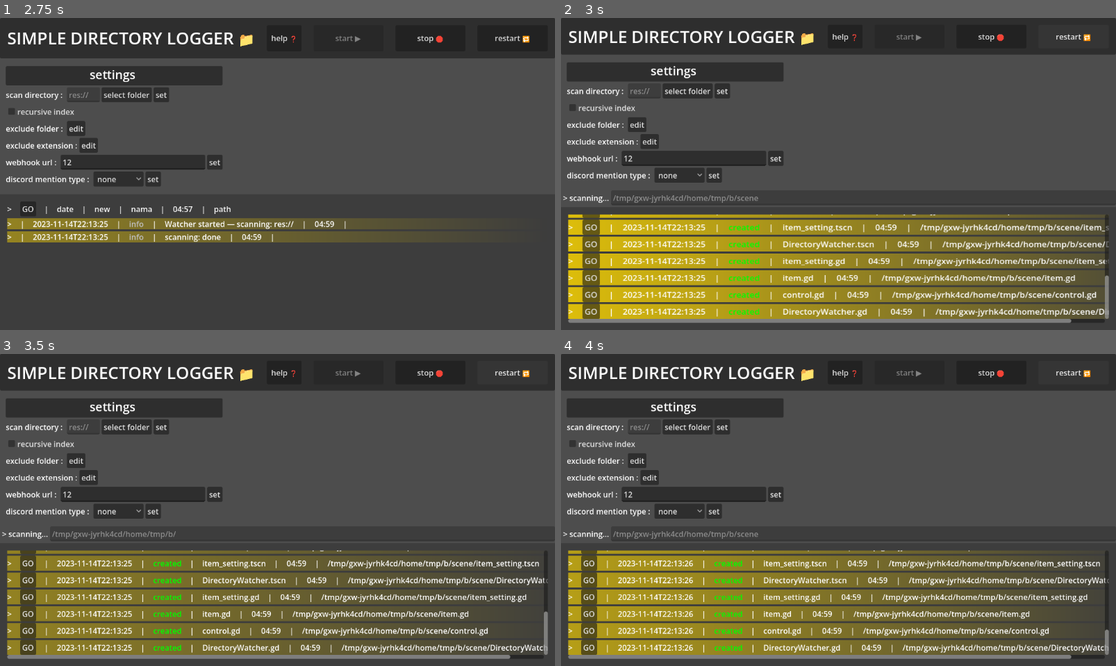
Above: before the commit, frames 1-4 (two rows, left to right).
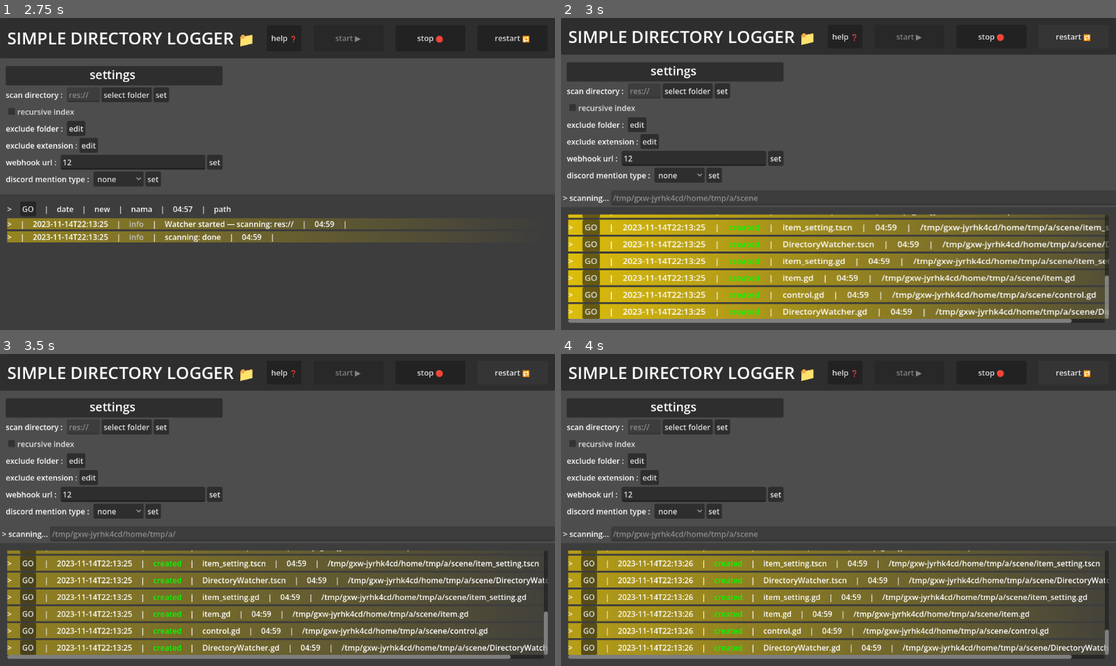
Above: after the commit, the same moments.

Repository: bones-pup/simple-directory-logger
Game: Godot game, scene res://scene/control.tscn
Same seed, same stepped clock (60 frames per second), same inputs: the game is played once before the commit and once after it.
Inputs (mouse positions are in pixels of both pictures, inside the frame that each line leads up to):
- Up to frame 1 (2.75 s): click (133, 161) at 0.52 s; type "12" at 0.6 s; click "help ❓" at 1.25 s; click "start ▶️" at 2 s
- Up to frame 2 (3 s): click "restart 🔁" at 2.75 s
- Up to frame 3 (3.5 s): no input
- Up to frame 4 (4 s): click "restart 🔁" at 3.5 s

Frame 1 is identical in both runs. In frame 2, 0.6% of the frame differs, in the area x 30-99%, y 56-98%; in frame 3, 0.8%; in frame 4, 0.8%.

Commit message:
smal  update

Diff:
--- a/config/discord_template.cfg
+++ /dev/null
@@ -1,2 +0,0 @@
-[webhooks]
-webhook_url="your url here"
--- a/scene/control.gd
+++ b/scene/control.gd
@@ -43,7 +43,6 @@
 
 func _ready() -> void:
 	load_config()
-	print(watcher.recursive)
 
 	watcher.set_process(false)
 	_is_running = false
@@ -435,7 +434,7 @@
 # ─────────────────────────────────────────────
 
 func _on_help_pressed() -> void:
-	OS.shell_open("https://github.com/")
+	OS.shell_open("https://github.com/bones-pup/simple-directory-logger")
 
 
 # ─────────────────────────────────────────────
Not shown, added: export_presets.cfg
Renamed: icon.png -> img.png
Not shown, changed: img.png.import
Not shown, changed: .gitignore
